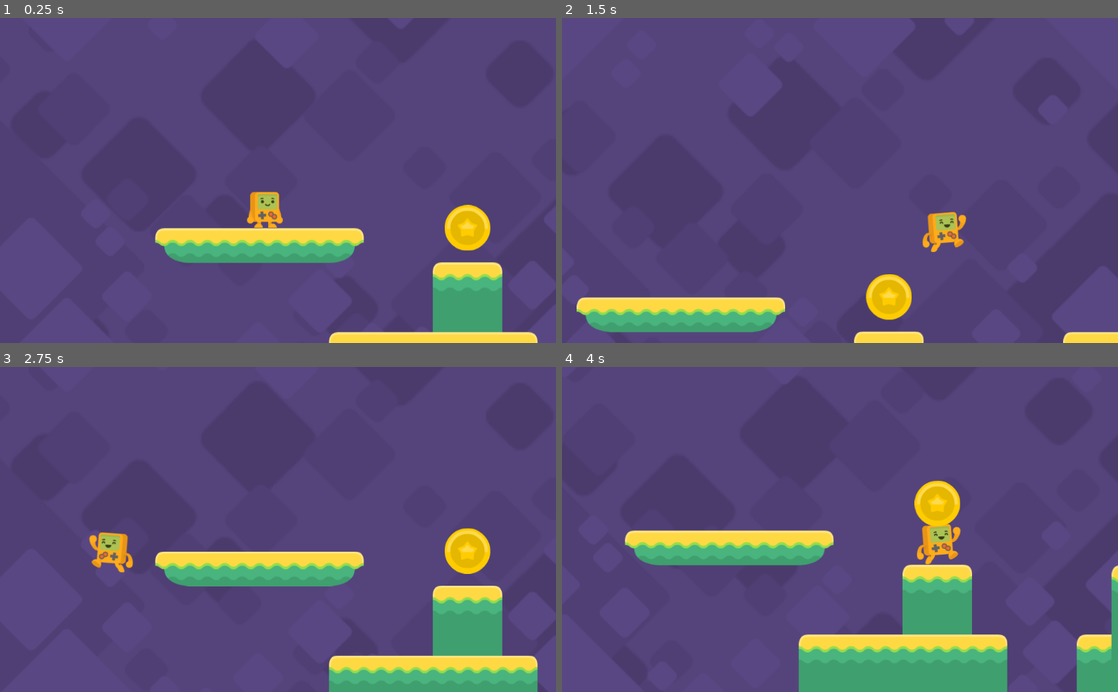
Above: before the commit, frames 1-4 (two rows, left to right).
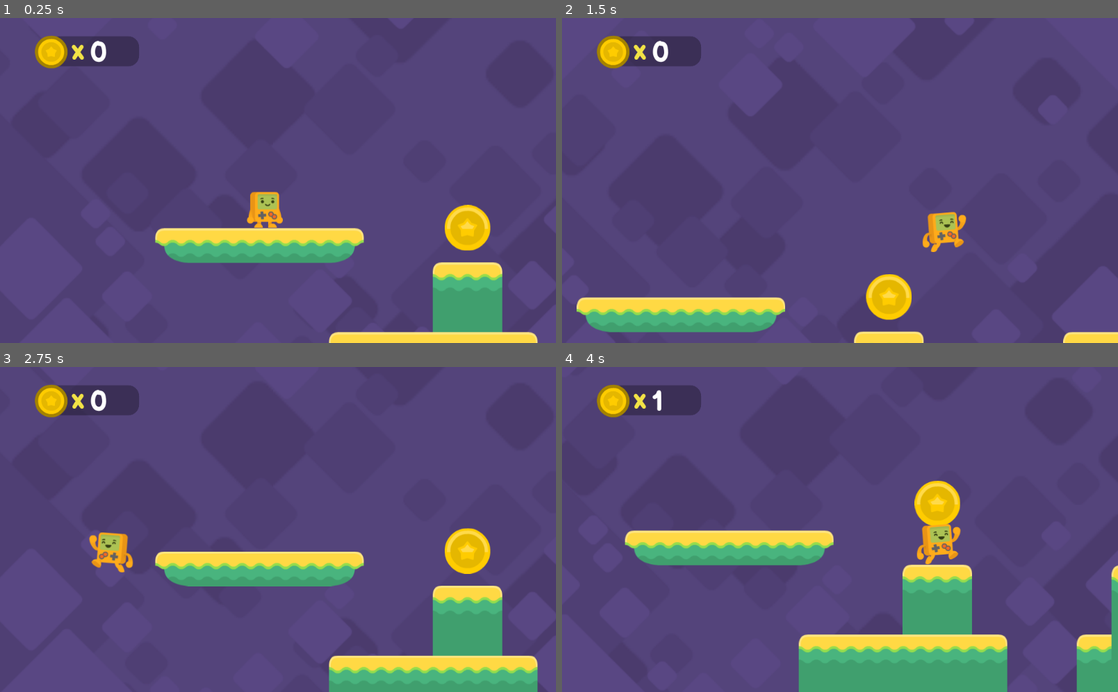
Above: after the commit, the same moments.

Repository: racampita/Platformer-Game-Tutorial
Game: Godot game, scene res://Level1.tscn
Two runs of this game, one before a commit and one after it. Both use one fixed random seed, a clock stepped at 60 frames per second and the inputs below. The project has no main scene, so this scene is started directly.
Inputs:
- Up to frame 1 (0.25 s): no input
- Up to frame 2 (1.5 s): hold D (right) from 0.53 s (still down); tap Space (jump) at 0.77 s
- Up to frame 3 (2.75 s): tap Space (jump) at 1.52 s; release D (right) at 2.03 s; hold A (left) from 2.03 s (still down)
- Up to frame 4 (4 s): release A (left) at 2.78 s; hold D (right) from 2.78 s (still down); tap Space (jump) at 3.02, 3.77 s

The runs differ from the first frame. In frame 1, 1.6% of the frame differs, in the area x 6-25%, y 5-16%; in frame 2, 1.6%; in frame 3, 1.6%; in frame 4, 1.6%, in the area x 6-69%, y 5-49%.

Commit message:
Platformer Tutorial Pt10
+ hud
+ coin counter

Diff:
--- /dev/null
+++ b/HUD.gd
@@ -0,0 +1,14 @@
+extends CanvasLayer
+
+var coins = 0
+
+func _ready() -> void:
+	$Coins.text = String(coins)
+
+func _physics_process(delta: float) -> void:
+	if coins >= 6:
+		get_tree().change_scene("res://Level1.tscn")
+
+func _on_coin_collected() -> void:
+	coins += 1
+	_ready()
--- a/Level1.tscn
+++ b/Level1.tscn
@@ -6,12 +6,30 @@
 [ext_resource path="res://Assets/background/set2_background.png" type="Texture" id=4]
 [ext_resource path="res://Assets/background/set2_tiles.png" type="Texture" id=5]
 [ext_resource path="res://coin.tscn" type="PackedScene" id=6]
+[ext_resource path="res://Assets/HUD/coin_gold.png" type="Texture" id=7]
+[ext_resource path="res://Assets/fonts/BalsamiqSans-Bold.ttf" type="DynamicFontData" id=8]
+[ext_resource path="res://HUD.gd" type="Script" id=9]
 
 [sub_resource type="RectangleShape2D" id=1]
 extents = Vector2( 64, 32 )
 
 [sub_resource type="RectangleShape2D" id=2]
 extents = Vector2( 4874.93, 128 )
+
+[sub_resource type="StyleBoxFlat" id=3]
+bg_color = Color( 0, 0, 0, 0.301961 )
+corner_radius_top_left = 20
+corner_radius_top_right = 20
+corner_radius_bottom_right = 20
+corner_radius_bottom_left = 20
+
+[sub_resource type="DynamicFont" id=4]
+size = 52
+font_data = ExtResource( 8 )
+
+[sub_resource type="DynamicFont" id=5]
+size = 53
+font_data = ExtResource( 8 )
 
 [node name="Level1" type="Node2D"]
 
@@ -37,30 +55,25 @@
 format = 1
 tile_data = PoolIntArray( -786292, 1, 0, -720756, 1, 0, -655220, 1, 0, -589684, 1, 0, -458761, 1, 0, -524148, 1, 0, -39 …(10192 unchanged characters)…
 
-[node name="coins" type="Node" parent="."]
+[node name="coins" type="Node2D" parent="."]
 
 [node name="coin" parent="coins" instance=ExtResource( 6 )]
 position = Vector2( 8800, -64 )
 
 [node name="coin2" parent="coins" instance=ExtResource( 6 )]
-position = Vector2( 2816, 256 )
-collision_layer = 1
+position = Vector2( 4928, -448 )
 
 [node name="coin3" parent="coins" instance=ExtResource( 6 )]
 position = Vector2( 5248, 384 )
-collision_layer = 1
 
 [node name="coin4" parent="coins" instance=ExtResource( 6 )]
-position = Vector2( 3329.58, -381.645 )
-collision_layer = 1
+position = Vector2( 2816, 256 )
 
 [node name="coin5" parent="coins" instance=ExtResource( 6 )]
-position = Vector2( 4928, -448 )
-collision_layer = 1
+position = Vector2( 3328, -384 )
 
 [node name="coin6" parent="coins" instance=ExtResource( 6 )]
 position = Vector2( 384, 192 )
-collision_layer = 1
 
 [node name="Steve" parent="." instance=ExtResource( 2 )]
 position = Vector2( 10.8987, 71.2296 )
@@ -103,6 +116,7 @@
 motion_mirroring = Vector2( 1600, 1200 )
 
 [node name="Sprite" type="Sprite" parent="ParallaxBackground/middle Blocks"]
+position = Vector2( 0, -12 )
 scale = Vector2( 2.5, 2.5 )
 texture = ExtResource( 5 )
 centered = false
@@ -125,4 +139,57 @@
 
 [node name="CollisionShape2D" type="CollisionShape2D" parent="fallzone"]
 shape = SubResource( 2 )
+
+[node name="HUD" type="CanvasLayer" parent="."]
+script = ExtResource( 9 )
+
+[node name="Panel" type="Panel" parent="HUD"]
+margin_left = 89.0
+margin_top = 34.3929
+margin_right = 256.0
+margin_bottom = 89.3929
+custom_styles/panel = SubResource( 3 )
+__meta__ = {
+"_edit_use_anchors_": false
+}
+
+[node name="TextureRect" type="TextureRect" parent="HUD"]
+margin_left = 64.0
+margin_top = 32.0
+margin_right = 125.0
+margin_bottom = 93.0
+texture = ExtResource( 7 )
+__meta__ = {
+"_edit_use_anchors_": false
+}
+
+[node name="x" type="Label" parent="HUD"]
+margin_left = 131.522
+margin_top = 29.6985
+margin_right = 171.522
+margin_bottom = 92.6985
+custom_fonts/font = SubResource( 4 )
+custom_colors/font_color = Color( 0.94902, 0.890196, 0.27451, 1 )
+text = "x"
+__meta__ = {
+"_edit_use_anchors_": false
+}
+
+[node name="Coins" type="Label" parent="HUD"]
+margin_left = 165.463
+margin_top = 32.5269
+margin_right = 233.463
+margin_bottom = 96.5269
+custom_fonts/font = SubResource( 5 )
+text = "##"
+valign = 1
+__meta__ = {
+"_edit_use_anchors_": false
+}
+[connection signal="coin_collected" from="coins/coin" to="HUD" method="_on_coin_collected"]
+[connection signal="coin_collected" from="coins/coin2" to="HUD" method="_on_coin_collected"]
+[connection signal="coin_collected" from="coins/coin3" to="HUD" method="_on_coin_collected"]
+[connection signal="coin_collected" from="coins/coin4" to="HUD" method="_on_coin_collected"]
+[connection signal="coin_collected" from="coins/coin5" to="HUD" method="_on_coin_collected"]
+[connection signal="coin_collected" from="coins/coin6" to="HUD" method="_on_coin_collected"]
 [connection signal="body_entered" from="fallzone" to="Steve" method="_on_fallzone_body_entered"]
--- a/Steve.gd
+++ b/Steve.gd
@@ -31,11 +31,5 @@
 
 	velocity.x = lerp(velocity.x,0,FRICTION)
 
-	if coins >= 6:
-		get_tree().change_scene("res://Level1.tscn")
-
 func _on_fallzone_body_entered(body: Node) -> void:
 	get_tree().change_scene("res://Level1.tscn")
-
-func add_coin():
-	coins += 1
--- a/coin.gd
+++ b/coin.gd
@@ -1,12 +1,14 @@
 extends Area2D
 
+signal coin_collected
 
 func _ready() -> void:
 	pass
 
 func _on_coin_body_entered(body: Node) -> void:
+	set_collision_mask_bit(0,false)
 	$AnimationPlayer.play("coinJump")
-	body.add_coin()
+	emit_signal("coin_collected")
 
 func _on_AnimationPlayer_animation_finished(anim_name: String) -> void:
 	queue_free()
Binary file added: Assets/HUD/coin_gold.png
Not shown, added: Assets/HUD/coin_gold.png.import
Binary file added: Assets/fonts/BalsamiqSans-Bold.ttf
Not shown: 1 places in Level1.tscn that only renumber resources
